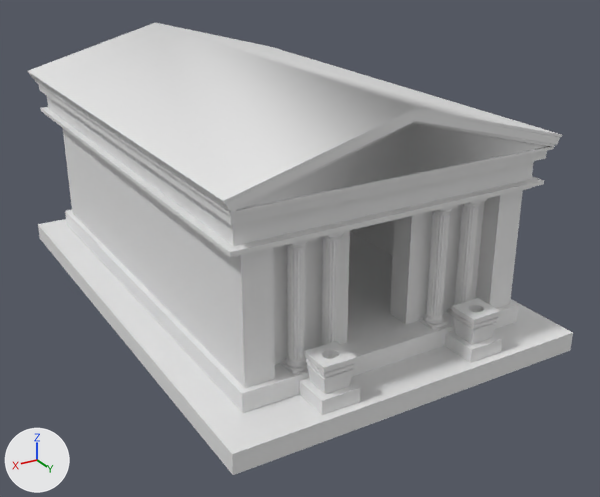
Before and after pictures for a commit that changed the FBX model Assets/Models/Mausoleum001.fbx.
Camera for both pictures: a 50 mm camera at (20.3, 38.0, 20.4) aimed at (-0.9, 2.5, 2.6). Every picture has the same lights, and +X, +Y and +Z are marked at lower left. Where no turn or scale is listed for an object, it has been applied to the vertices. Vertices at the same position are counted once.
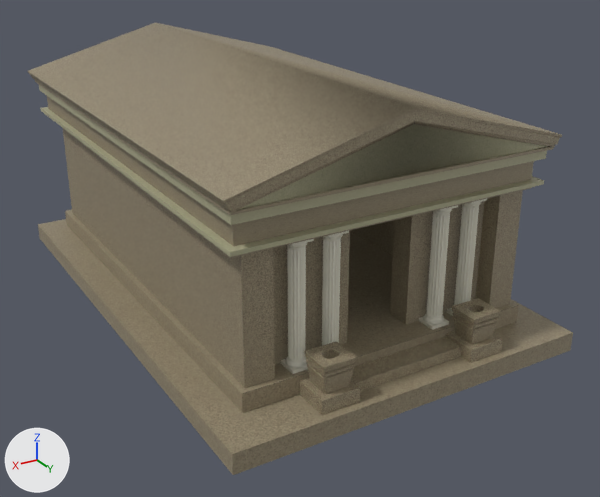
Where the newer file only moved an object's origin or applied its transform, the numbers keep the older frame.

Changed parts and their boxes (x1, y1, x2, y2) in the pictures (600 x 497 px):
'Cube.005', recoloured, surface changed (white to brown)
    both: (27, 23, 562, 212)
'Cube.006', recoloured, surface changed (white to brown)
    both: (38, 210, 573, 475)
'Cube.001', recoloured, surface changed (grey to brown)
    both: (63, 128, 523, 388)
'Cube.002', recoloured (grey to yellow)
    both: (35, 80, 554, 257)
'Cube.004', recoloured (grey to brown)
    both: (299, 298, 502, 415)
'Cylinder.001', recoloured
    both: (286, 202, 481, 367)
'Cylinder', recoloured
    both: (322, 209, 452, 345)
'Cube.011', added (brown)
    after: (351, 337, 462, 391)

Diff of the bpy script that builds the scene:
```diff
--- a/Assets/Models/Mausoleum001.fbx.py
+++ b/Assets/Models/Mausoleum001.fbx.py
@@ me_cube_006 @@
 me_cube_006.from_pydata(...)  # 16 vertices, 14 faces; spans x -9.2..9.2, y -13.2..14.4, z -1.5..0.5
+# me_cube_006 part 1: texture (UV) coordinates of 14 of 14 faces, centred in x -9.2..9.2, y -13.2..14.4, z -1.5..0.5, changed; they spanned u 0.12..0.88, v 0.0..1.0 and now span u 0.0..1.0, v 0.0..1.0
+me_cube_006.materials.append(mat_sockel)  # picture img_maus_sockel_bake_png
@@ me_cube_013 @@
 me_cube_013.from_pydata(...)  # 44 vertices, 51 faces; spans x -8.4..8.4, y -14.0..12.9, z -2.1..0.7
+# me_cube_013 part 2: texture (UV) coordinates of 51 of 51 faces, centred in x -8.4..8.4, y -14.0..12.9, z -2.1..0.7, changed; they spanned u 0.12..0.62, v 0.0..1.0 and now span u 0.0..0.93, v 0.0..1.0
+me_cube_013.materials.append(mat_roof)  # picture img_maus_roof_bake_png
@@ me_cube_012 @@
 me_cube_012.from_pydata(...)  # 152 vertices, 140 faces; spans x -0.95..8.87, y -0.89..0.89, z -1.57..0.59
+me_cube_012.materials.append(mat_plinth)  # picture img_maus_plinth_bake_png
@@ me_cube_002 @@
 me_cube_002.from_pydata(...)  # 44 vertices, 42 faces; spans x -8.1..8.1, y -14.1..12.4, z 0.0..2.1
+me_cube_002.materials.append(mat_roof_block)  # picture img_maus_roofblock_bake_png
@@ me_cylinder_003 @@
 me_cylinder_003.from_pydata(...)  # 1216 vertices, 1156 faces; spans x -0.47..9.68, y -0.47..0.47, z -0.6..5.11
+me_cylinder_003.materials.append(mat_pillar)  # light grey #dddac9
@@ me_cylinder_002 @@
 me_cylinder_002.from_pydata(...)  # 1216 vertices, 1156 faces; spans x -0.47..6.28, y -0.47..0.47, z -0.6..5.11
+me_cylinder_002.materials.append(mat_pillar)  # light grey #dddac9
@@ me_cube_011 @@
 me_cube_011.from_pydata(...)  # 32 vertices, 24 faces; spans x -3.4..11.2, y -11.8..11.8, z 1.7..8.2
+# me_cube_011 part 3: texture (UV) coordinates of 24 of 24 faces, centred in x -3.4..11.2, y -11.8..11.8, z 1.7..8.2, changed; they spanned u 0.12..0.88, v 0.0..1.0 and now span u 0.0..1.0, v 0.0..0.97
+me_cube_011.materials.append(mat_wall)  # picture img_maus_walls_bake_png
@@ me_cube_018 @@
+me_cube_018.from_pydata(...)  # a box spanning x -1.0..1.0, y -1.0..1.0, z -1.0..1.0; a box spanning x 17.5..19.5, y -1.0..1.0, z -1.0..1.0
+me_cube_018.materials.append(mat_pillar)  # light grey #dddac9
@@ me_cube_016_1 @@
+me_cube_016_1.from_pydata(...)  # a box spanning x -1.0..1.0, y -1.0..1.0, z -1.0..1.0; a box spanning x 10.69..12.69, y -1.0..1.0, z -1.0..1.0
+me_cube_016_1.materials.append(mat_pillar)  # light grey #dddac9
@@ ob_cube_009 @@
-ob_cube_009 = bpy.data.objects.new('Cube.009', me_cube_016)
+ob_cube_009 = bpy.data.objects.new('Cube.009', me_cube_017)
 ob_cube_009.location = (-4.61, 11.51, 1.78)
@@ ob_cube_008 @@
-ob_cube_008 = bpy.data.objects.new('Cube.008', me_cube_015)
+ob_cube_008 = bpy.data.objects.new('Cube.008', me_cube_016_1)
 ob_cube_008.location = (-2.91, 11.51, 7.66)
@@ ob_cube_010 @@
-ob_cube_010 = bpy.data.objects.new('Cube.010', me_cube_017)
+ob_cube_010 = bpy.data.objects.new('Cube.010', me_cube_018)
 ob_cube_010.location = (-4.61, 11.51, 7.66)
@@ ob_cube_011 @@
+ob_cube_011 = bpy.data.objects.new('Cube.011', me_cube_011_1)  # a box spanning x -3.06..3.06, y -0.59..0.59, z -0.3..0.3; in mat_basicbloc (picture img_maus_doorblock_bake_png)
+ob_cube_011.location = (0.01, 12.78, 0.97)
```
